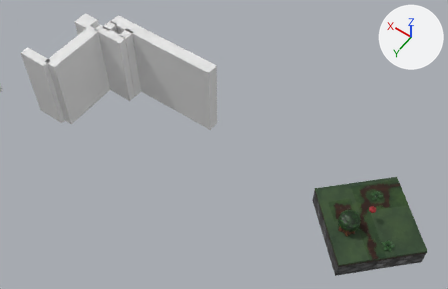
Two versions of the glTF model public/glb/world0.glb, one commit apart.
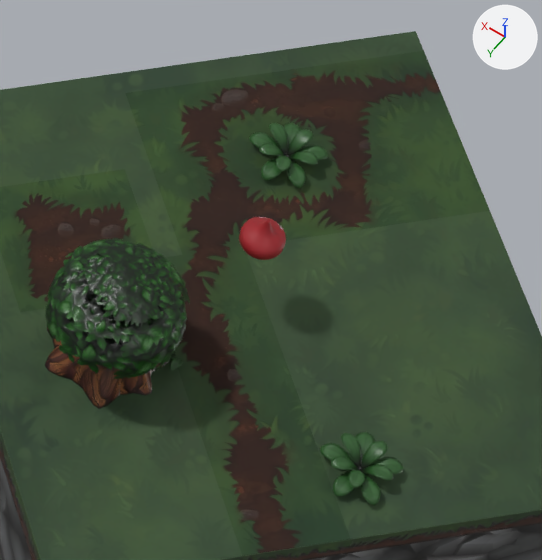
Each version appears first from a 50 mm lens placed at (-6.9, 34.2, 52.5), pointed at (14.6, 4.1, 5.2), and next in a close-up on the part from 74% to 93% of the width and 59% to 90% of the height. Every picture has the same lights, and +X, +Y and +Z are marked at upper right. Objects named as collision shapes, trigger or cutter boxes, shadow casters or lower levels of detail are left out.

In view in the first close-up: 'player', 'visual', 'visual.001', 'visual.002', 'visual.003'.
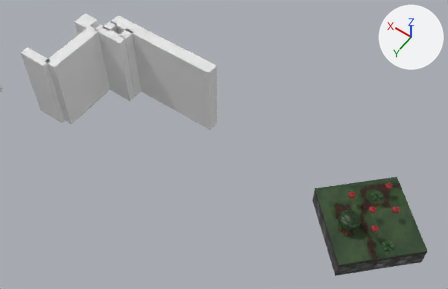
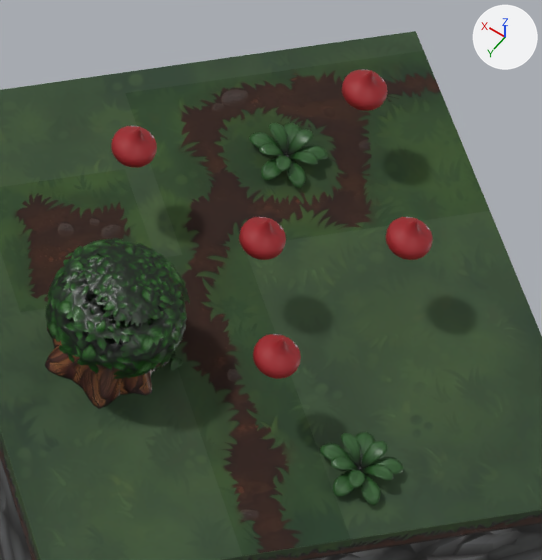
Location of each change, (x1, y1, x2, y2) in pixels of the close-ups (542 x 560 px):
```json
{"object": "player.002", "change": "added", "after": [253, 334, 301, 379], "on screen": "red"}
{"object": "player.001", "change": "added", "after": [386, 217, 433, 260], "on screen": "red"}
{"object": "player.003", "change": "added", "after": [111, 126, 157, 168], "on screen": "red"}
{"object": "player.004", "change": "added", "after": [342, 69, 387, 111], "on screen": "red"}
```

Scene script edits in JSON lines:
```json
{"op": "add", "block": "ob_player_004", "code": ["ob_player_004 = bpy.data.objects.new('player.004', me_sphere_001)", "ob_player_004.location = (-0.04, -3.38, 1.67)", "ob_player_004.scale = (0.347, 0.347, 0.347)"]}
{"op": "add", "block": "ob_player_003", "code": ["ob_player_003 = bpy.data.objects.new('player.003', me_sphere_001)", "ob_player_003.location = (2.39, -0.34, 1.67)", "ob_player_003.scale = (0.347, 0.347, 0.347)"]}
{"op": "add", "block": "ob_player_002", "code": ["ob_player_002 = bpy.data.objects.new('player.002', me_sphere_001)", "ob_player_002.location = (-1.13, 1.73, 1.67)", "ob_player_002.scale = (0.347, 0.347, 0.347)"]}
{"op": "add", "block": "ob_player_001", "code": ["ob_player_001 = bpy.data.objects.new('player.001', me_sphere_001)", "ob_player_001.location = (-1.82, -1.3, 1.67)", "ob_player_001.scale = (0.347, 0.347, 0.347)"]}
```
